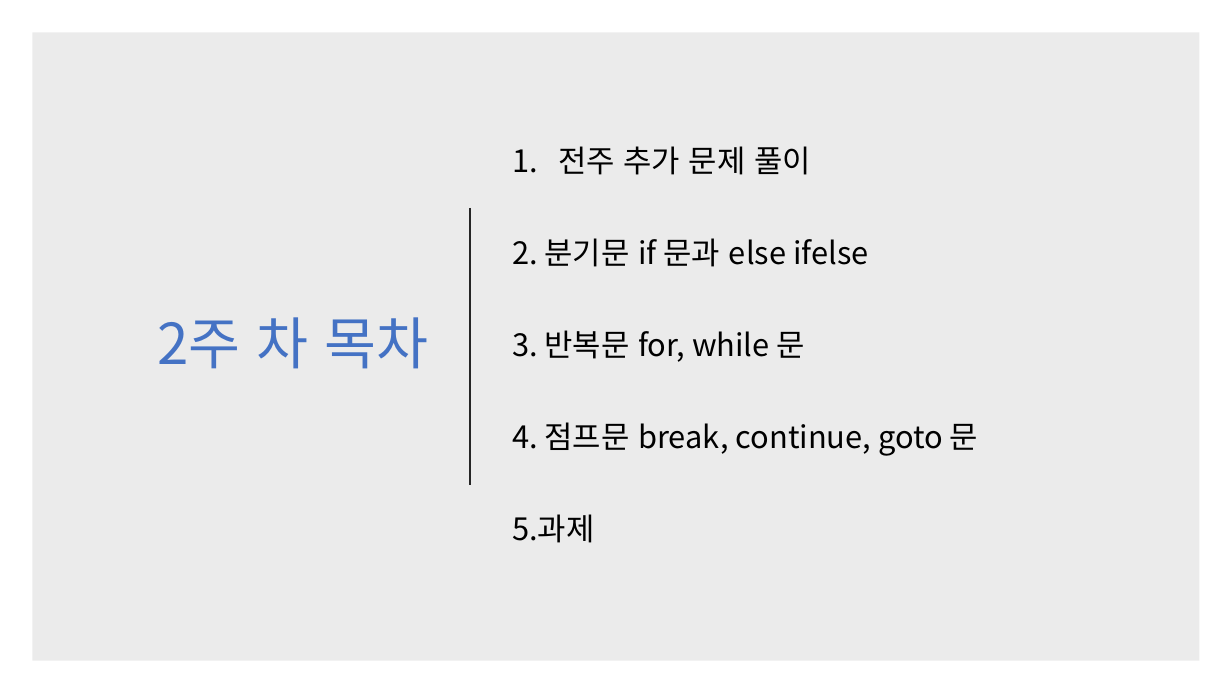
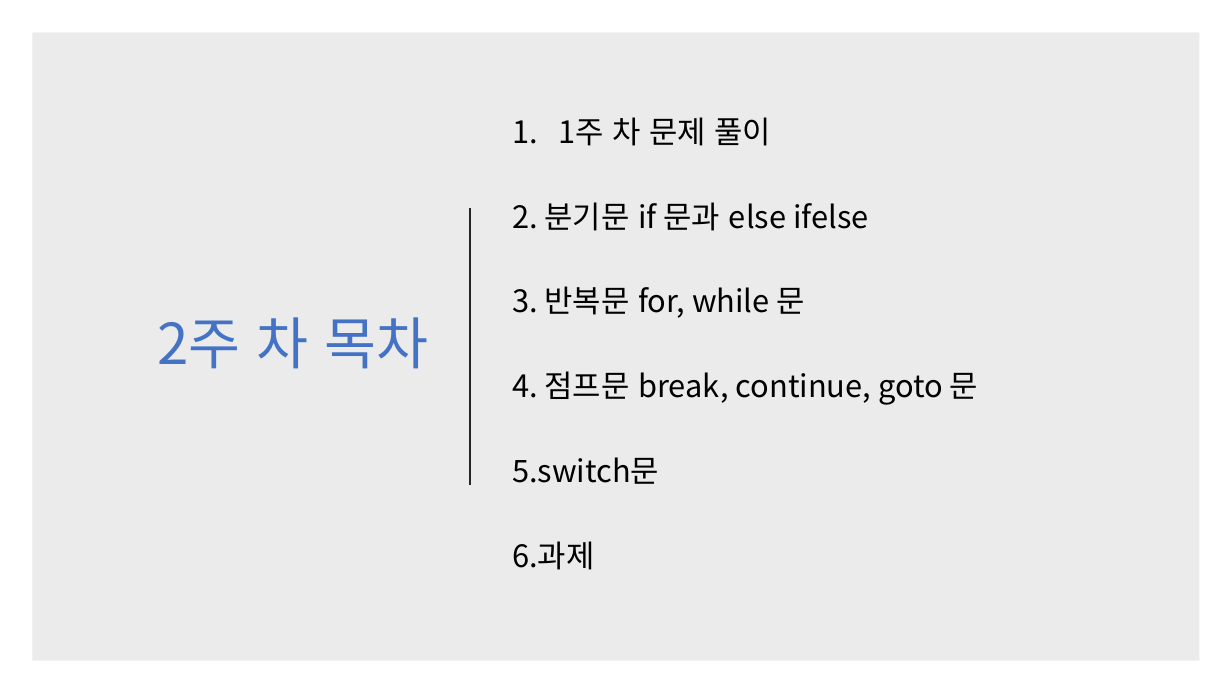
Before and after one commit to kjh99660/Study_powerpoint, a slide deck: slide 2 of c# 스터디 2주 차.pptx. Drawn at 1232x693 pixels with LibreOffice and Linux fonts; fonts in the diff are those of the drawing. Boxes give left, top, right and bottom in pixels: in the first picture for what was removed or moved away, otherwise in the second. Text is boxed around its words. In the diff, an @@ line names an element or a change of style, - is before the commit and + after.

```diff
--- a/c# 스터디 2주 차.pptx
+++ b/c# 스터디 2주 차.pptx
@@ text at (558, 117, 772, 146): text changed @@
-1. 전주 추가 문제 풀이
+1. 1주 차 문제 풀이
@@ text at (512, 202, 978, 405): line spacing 0.9 to 0.8 @@
@@ text at (512, 457, 659, 570): text changed @@
-5.과제
+5.switch문
+6.과제
```
Also in this commit, not shown: 4 other files.
